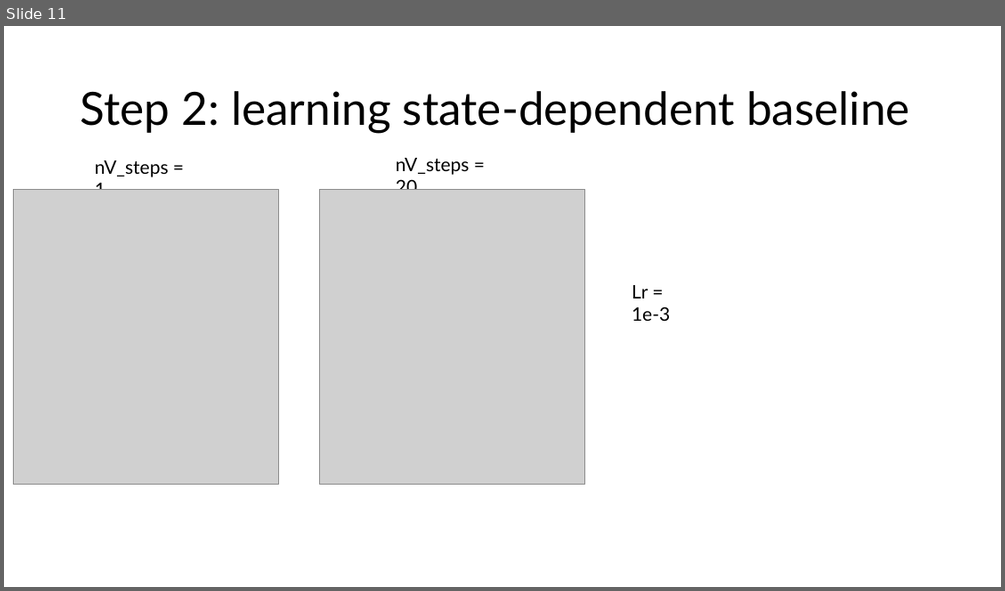
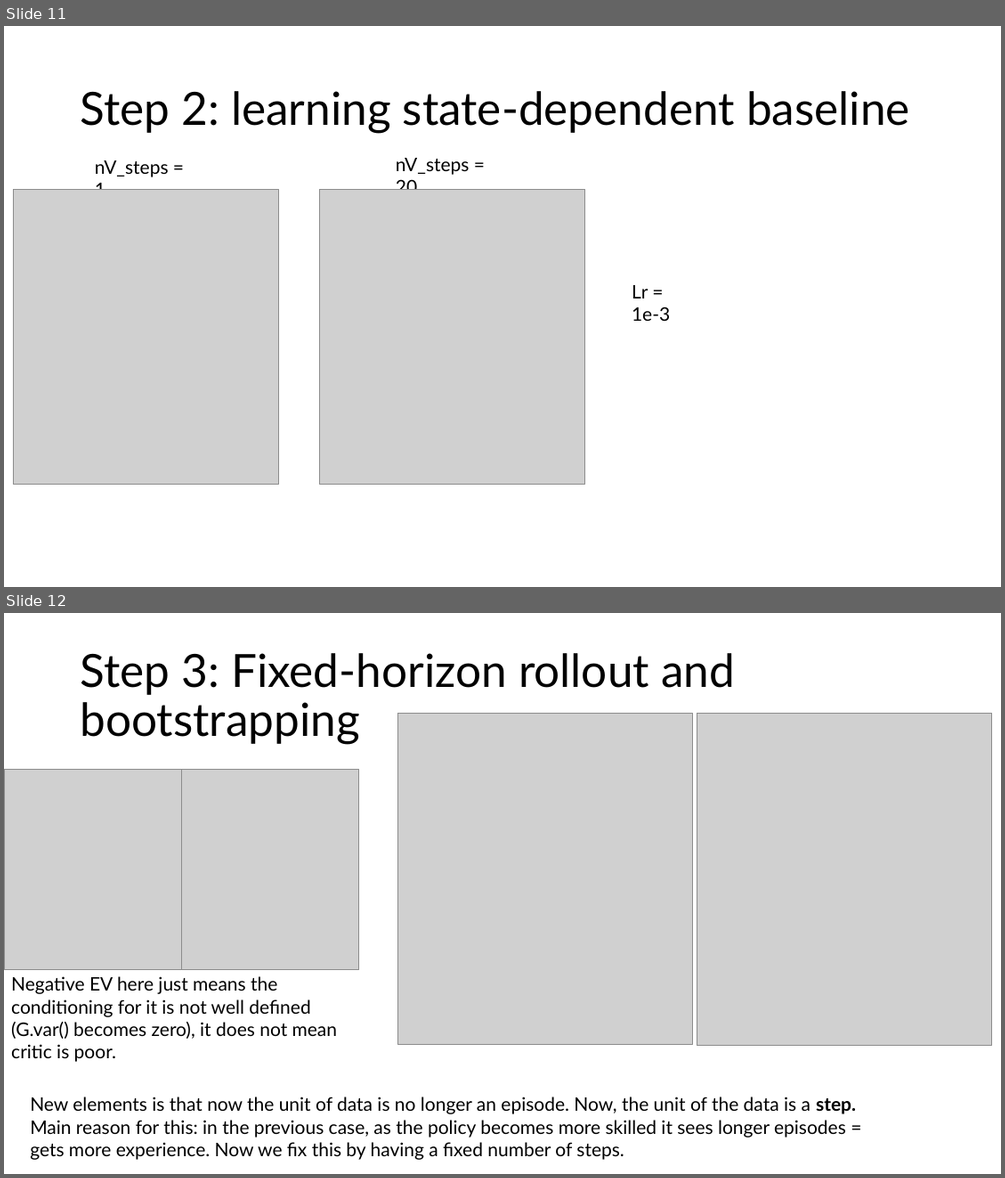
Before and after one commit to PashaDolgirev/optical-PPO, a slide deck: CartPole_results/RL_REINFORCE_PPO.pptx. Shown one above the other, each under a label of ours: slide 11 before the commit, slides 11 and 12 after it. The pictures are 1005x591 and 1005x1178 pixels, drawn with LibreOffice and Linux fonts; fonts in the diff are those of the drawing; grey boxes stand for pictures. Boxes give left, top, right and bottom in pixels: in the first picture for what was removed or moved away, otherwise in the second. Text is boxed around its words. In the diff, an @@ line names an element or a change of style, - is before the commit and + after.

```diff
--- a/CartPole_results/RL_REINFORCE_PPO.pptx
+++ b/CartPole_results/RL_REINFORCE_PPO.pptx
@@ slide 12 added at (4,613,1001,1174), background #FFFFFF @@
@@ title added at (80,653,735,745), 44 pt, text #000000 @@
+Step 3: Fixed-horizon rollout and bootstrapping
@@ picture added at (397,714,692,1045) @@
@@ picture added at (696,714,991,1046) @@
@@ picture added at (4,770,181,970) @@
@@ picture added at (181,770,358,970) @@
@@ text added at (11,976,337,1062), 18 pt, text #000000 @@
+Negative EV here just means the conditioning for it is not well defined (G.var() becomes zero), it does not mean critic is poor.
@@ text added at (30,1096,856,1159), 18 pt, text #000000 @@
+New elements is that now the unit of data is no longer an episode. Now, the unit of the data is a step.
+Main reason for this: in the previous case, as the policy becomes more skilled it sees longer episodes = gets more experience. Now we fix this by having a fixed number of steps.
```
Also in this commit, not shown: 6 slides changed, 2 other slides added, 16 other files.
